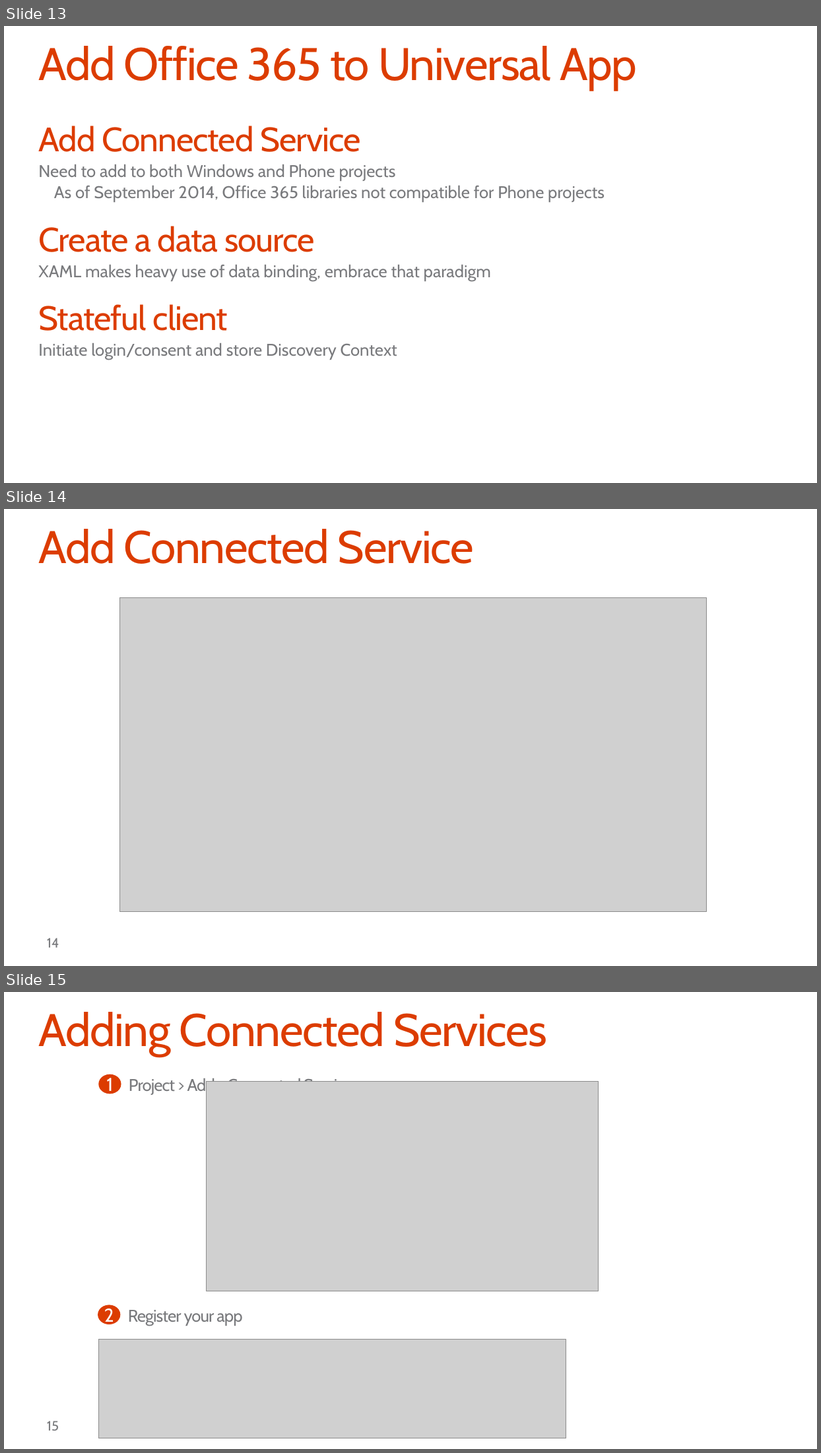
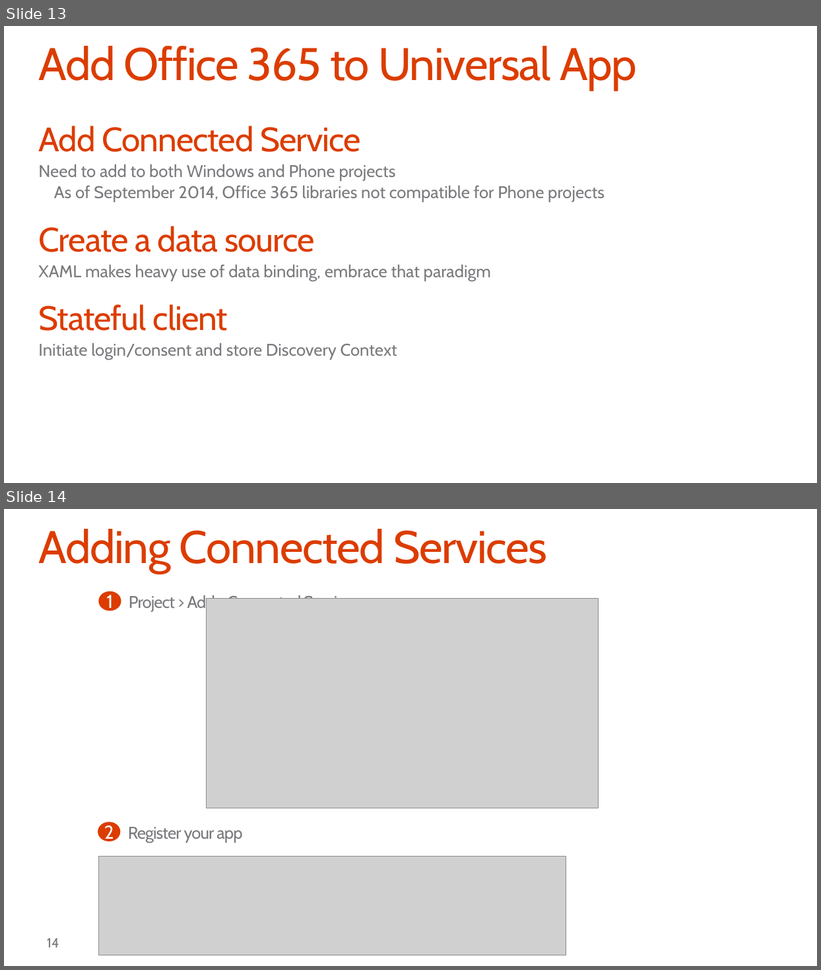
Before and after one commit to OfficeDev/TrainingContent, a slide deck: O3654-5 Deep dive into native Universal Windows App Development with Office 365 APIs/Deep Dive into native Universal App development with Office 365 APIs.pptx. Shown one above the other, each under a label of ours: slides 13, 14 and 15 before the commit, slides 13 and 14 after it. The pictures are 821x1453 and 821x970 pixels, drawn with LibreOffice and Linux fonts; fonts in the diff are those of the drawing; grey boxes stand for pictures; background and template pictures are left out. Boxes give left, top, right and bottom in pixels: in the first picture for what was removed or moved away, otherwise in the second. Text is boxed around its words. In the diff, an @@ line names an element or a change of style, - is before the commit and + after.

```diff
--- a/O3654-5 Deep dive into native Universal Windows App Development with Office 365 APIs/Deep Dive into native Universal App development with Office 365 APIs.pptx
+++ b/O3654-5 Deep dive into native Universal Windows App Development with Office 365 APIs/Deep Dive into native Universal App development with Office 365 APIs.pptx
@@ slide 14 removed at (4, 509, 817, 966), background #FFFFFF @@
@@ title removed at (38, 529, 474, 564) @@
-Add Connected Service
@@ picture removed at (120, 598, 707, 912) @@
@@ page number removed at (47, 938, 59, 948) @@
-14
@@ what was slide 15 is now slide 14 @@
@@ page number at (47, 938, 59, 948): text changed @@
-15
+14
```
Also in this commit, not shown: 2 slides changed, 1 slide added.
